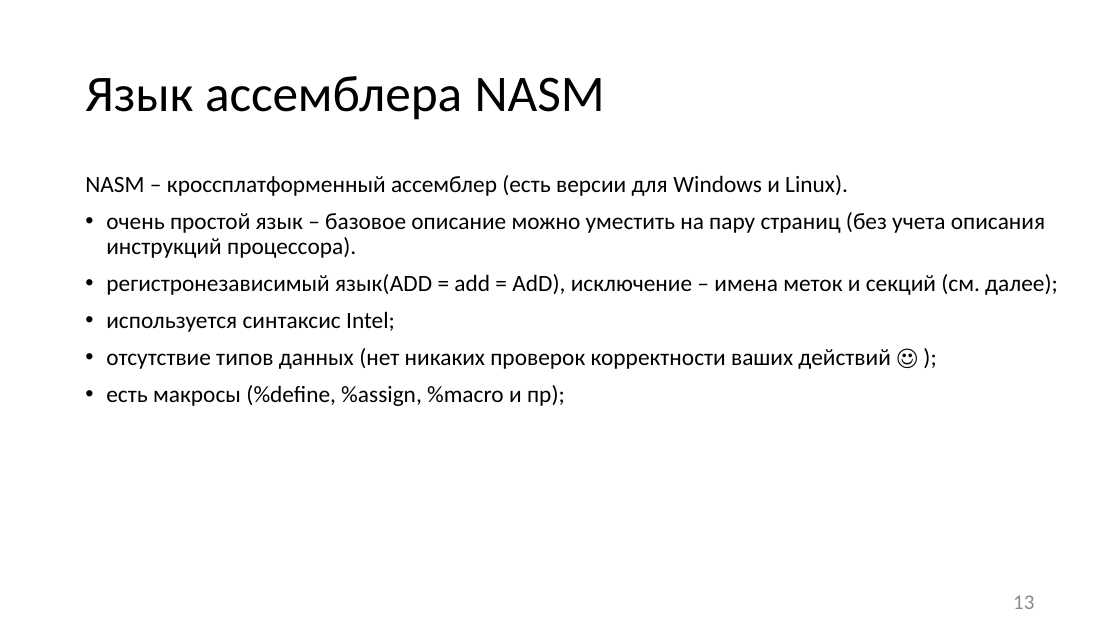
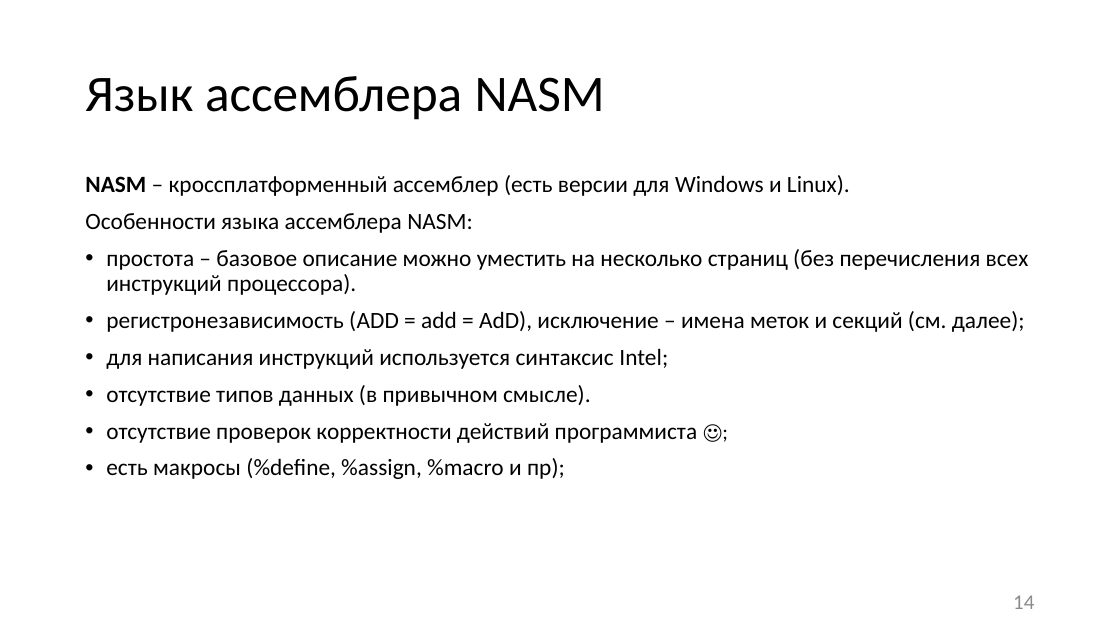
Before and after one commit to itsecd/low-level-programming, a slide deck: slide 14 of Lectures/1.Introduction/Lecture1.pptx (slide 13 before the commit). Drawn at 1120x630 pixels with LibreOffice and Linux fonts; fonts in the diff are those of the drawing. Boxes give left, top, right and bottom in pixels: in the first picture for what was removed or moved away, otherwise in the second. Text is boxed around its words. In the diff, an @@ line names an element or a change of style, - is before the commit and + after.

Commit message:
Starting a new season [~] Lecture1: some changes in wording [-] Lab files (scheduled to upload new versions soon)

```diff
--- a/Lectures/1.Introduction/Lecture1.pptx
+++ b/Lectures/1.Introduction/Lecture1.pptx
@@ text at (x1=85, y1=175, x2=850, y2=196): bold on in "NASM" @@
@@ text at (x1=85, y1=213, x2=1029, y2=443): text changed @@
-• очень простой язык – базовое описание можно уместить на пару страниц (без учета описания инструкций процессора).
-• регистронезависимый язык(ADD = add = AdD), исключение – имена меток и секций (см. далее);
-• используется синтаксис Intel;
-• отсутствие типов данных (нет никаких проверок корректности ваших действий ☺ );
+Особенности языка ассемблера NASM:
+• простота – базовое описание можно уместить на несколько страниц (без перечисления всех инструкций процессора).
+• регистронезависимость (ADD = add = AdD), исключение – имена меток и секций (см. далее);
+• для написания инструкций используется синтаксис Intel;
+• отсутствие типов данных (в привычном смысле).
+• отсутствие проверок корректности действий программиста ☺;
@@ page number at (x1=1013, y1=595, x2=1034, y2=609): text changed @@
-13
+14
```
Also in this commit, not shown: 32 other slides changed, 2 slides added, 39 other files.
